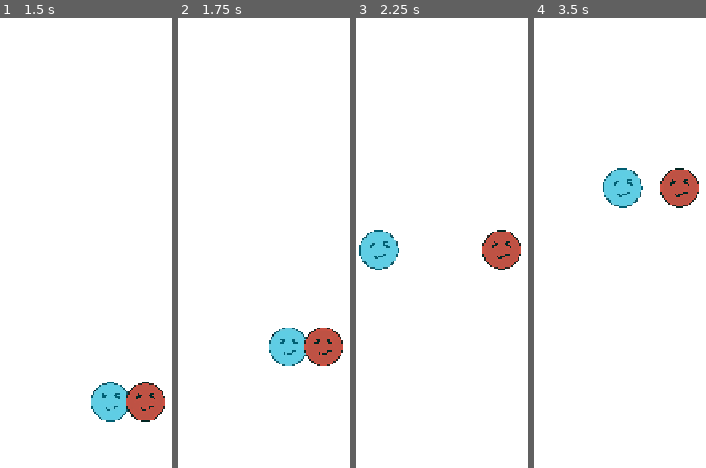
Above: before the commit, frames 1-4 (left to right).
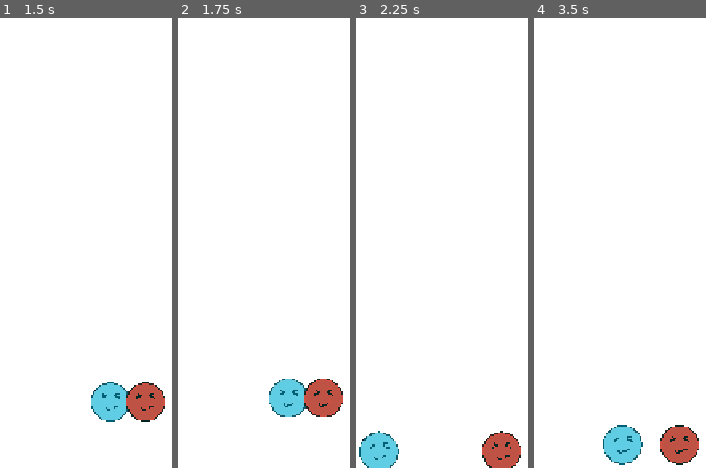
Above: after the commit, the same moments.

Repository: clem-maker/2-player
Game: Godot game, scene res://scens/main.tscn
Same seed, same stepped clock (60 frames per second), same inputs: the game is played once before the commit and once after it.
Inputs (mouse positions are in pixels of both pictures, inside the frame that each line leads up to):
- Up to frame 1 (1.5 s): move the mouse to (outside the picture) at 0.52 s; hold Space (jump) 0.53-1.28 s; hold D (right) from 0.53 s (still down); tap Enter at 1.25 s; move the mouse to (outside the picture) at 1.27 s; click (outside the picture) at 1.35 s
- Up to frame 2 (1.75 s): keep holding D (right); tap Space (jump) at 1.52, 1.55 s
- Up to frame 3 (2.25 s): tap Space (jump) at 1.82 s; move the mouse to (outside the picture) at 2.02 s; release D (right) at 2.03 s; hold A (left) from 2.03 s (still down); hold Space (jump) from 2.03 s (still down)
- Up to frame 4 (3.5 s): move the mouse to (outside the picture) at 2.77 s; release A (left) at 2.78 s; release Space (jump) at 2.78 s; hold D (right) from 2.78 s (still down); click (outside the picture) at 2.85 s; tap Space (jump) at 3.02, 3.05, 3.32 s

Frame 1 is identical in both runs. In frame 2, 6.1% of the frame differs, in the area x 52-96%, y 68-89%; in frame 3, 6.2%; in frame 4, 6.3%, in the area x 40-96%, y 33-100%.

Commit message:
jumptime reset
now the jumptime get's properly reset.

Diff:
--- a/scribte/globals/JUMP_MANAGER.gd
+++ b/scribte/globals/JUMP_MANAGER.gd
@@ -1,6 +1,9 @@
 extends Node
+const max_jump_height : float = 1.5
+
 var jump_time :float = 0
-const max_jump_height : float = 1.5
+var visited : int = 0
+
 
 func count_time(delta:float) -> float:
 	jump_time += delta /2 #if both players acess this function then it growths twise as fast as intendet so you need to devide it by two.
@@ -11,7 +14,7 @@
 # reset only if both players (red and blue have seen the jump_time value.)
 func reset_jumptime():
 	#cheaks if both (red and blue player) have seen the jump_time value.
-	var visited : int = 0
+
 	visited += 1
 
 	#if both have than reset zero so the values don't stack.
--- a/scribte/player_rot.gd
+++ b/scribte/player_rot.gd
@@ -1,10 +1,14 @@
 extends CharacterBody2D
 const SPEED = 700
 const JUMP_VELOCITY = -650.0
-
 var multiplier
 
+#const states : Array = ()
+
+
 func _physics_process(delta: float) -> void:
+
+
 	#gravity
 	if not is_on_floor():
 		if velocity.y > 0.0:
